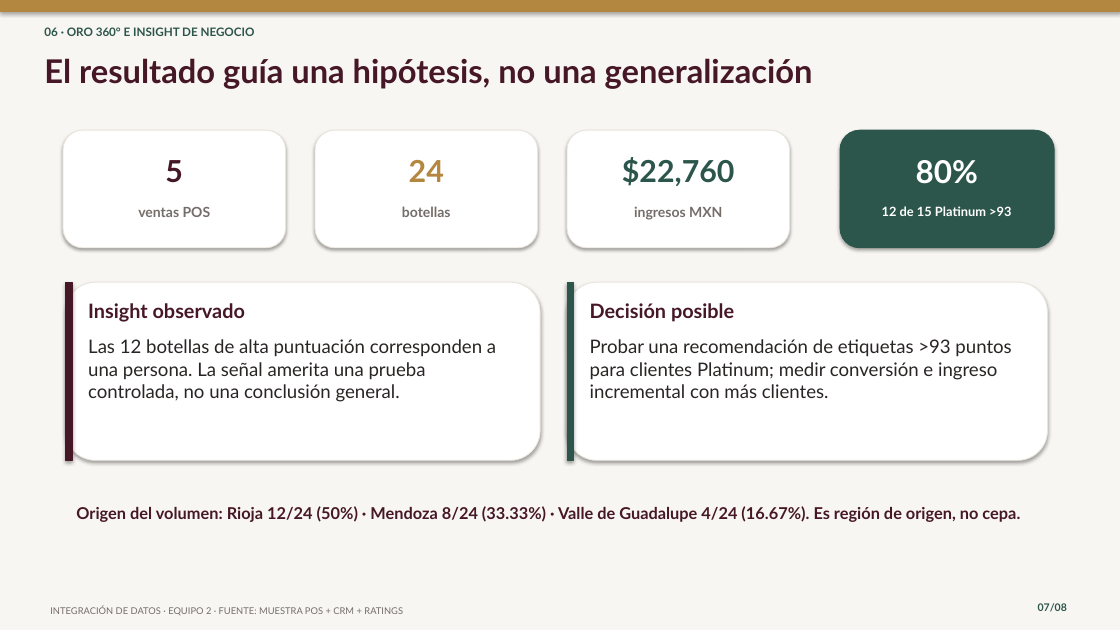
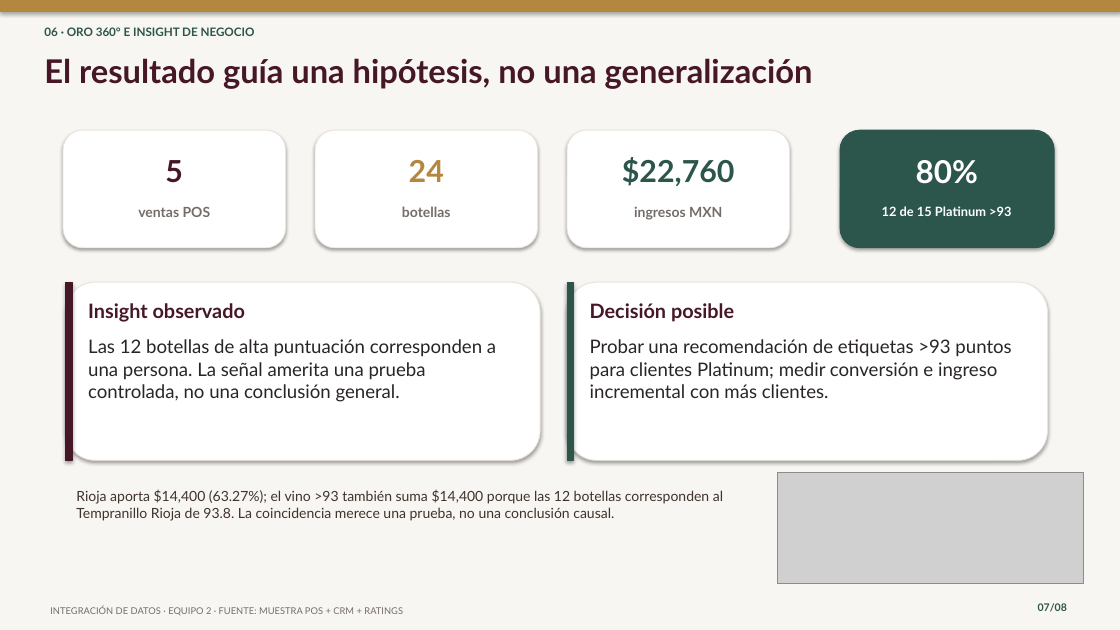
Before and after one commit to checheag22/integracion-datos-equipo-2, a slide deck: slide 7 of docs/presentacion-final-equipo-2.pptx. Drawn at 1120x630 pixels with LibreOffice and Linux fonts; fonts in the diff are those of the drawing; grey boxes stand for pictures. Boxes give left, top, right and bottom in pixels: in the first picture for what was removed or moved away, otherwise in the second. Text is boxed around its words. In the diff, an @@ line names an element or a change of style, - is before the commit and + after.

```diff
--- a/docs/presentacion-final-equipo-2.pptx
+++ b/docs/presentacion-final-equipo-2.pptx
@@ picture added at box(777, 472, 1084, 583) @@
@@ text at box(76, 489, 723, 521): text changed; size 14 to 12 pt; text colour #461827 to #40322C; bold off @@
-Origen del volumen: Rioja 12/24 (50%) · Mendoza 8/24 (33.33%) · Valle de Guadalupe 4/24 (16.67%). Es región de origen, no cepa.
+Rioja aporta $14,400 (63.27%); el vino >93 también suma $14,400 porque las 12 botellas corresponden al Tempranillo Rioja de 93.8. La coincidencia merece una prueba, no una conclusión causal.
```
Also in this commit, not shown: 4 other slides changed, 13 other files.
